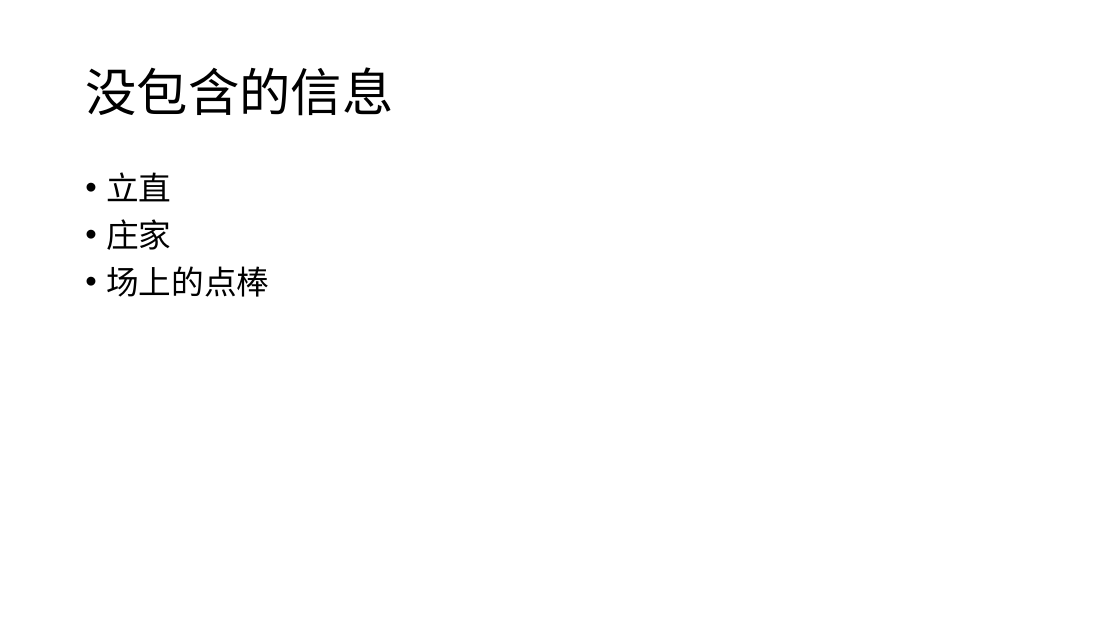
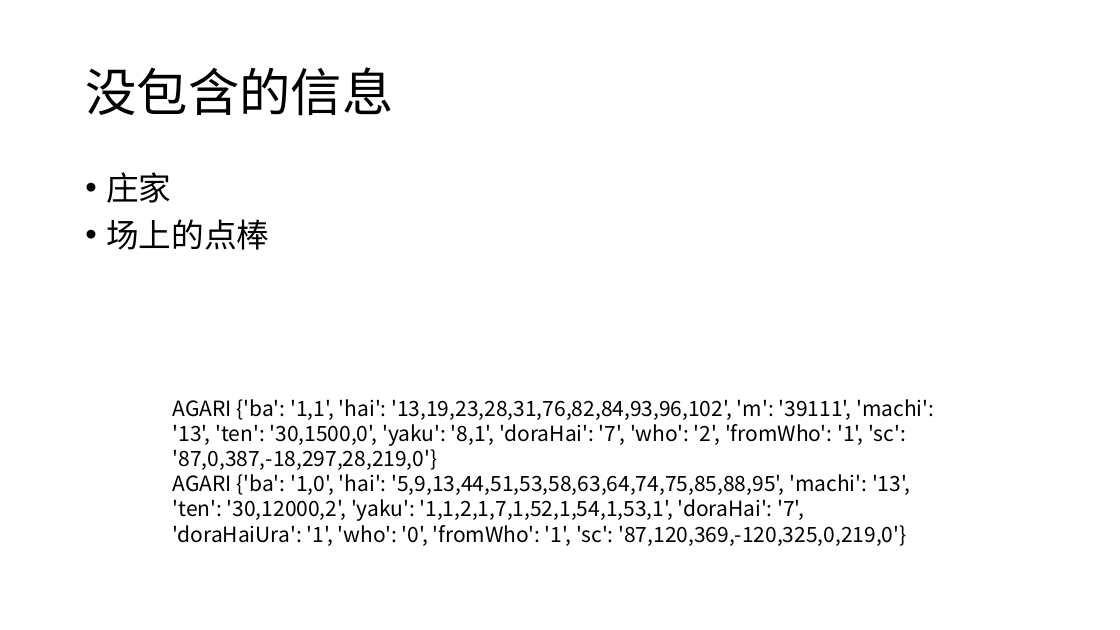
Before and after one commit to zyr17/mahjong, a slide deck: slide 5 of AI/FrostVer3.pptx (slide 3 before the commit). Drawn at 1120x630 pixels with LibreOffice and Linux fonts; fonts in the diff are those of the drawing. Boxes give left, top, right and bottom in pixels: in the first picture for what was removed or moved away, otherwise in the second. Text is boxed around its words. In the diff, an @@ line names an element or a change of style, - is before the commit and + after.

```diff
--- a/AI/FrostVer3.pptx
+++ b/AI/FrostVer3.pptx
@@ text at <box>106,172,171,202</box>: paragraph removed @@
-• 立直
@@ text added at <box>173,399,934,546</box>, 18 pt, text #000000 @@
+AGARI {'ba': '1,1', 'hai': '13,19,23,28,31,76,82,84,93,96,102', 'm': '39111', 'machi': '13', 'ten': '30,1500,0', 'yaku': '8,1', 'doraHai': '7', 'who': '2', 'fromWho': '1', 'sc': '87,0,387,-18,297,28,219,0'}
+AGARI {'ba': '1,0', 'hai': '5,9,13,44,51,53,58,63,64,74,75,85,88,95', 'machi': '13', 'ten': '30,12000,2', 'yaku': '1,1,2,1,7,1,52,1,54,1,53,1', 'doraHai': '7', 'doraHaiUra': '1', 'who': '0', 'fromWho': '1', 'sc': '87,120,369,-120,325,0,219,0'}
```
Also in this commit, not shown: 1 other slide changed, 3 slides added, 1 slide removed, 1 other file.
